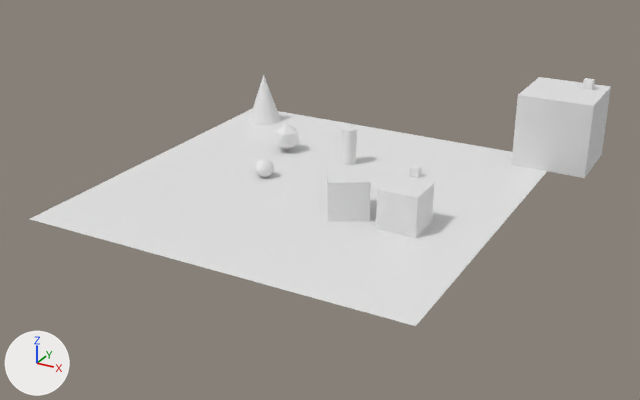
Before and after pictures for a commit that changed the glTF model importer/tests/assets/sample_level.glb.
The view is the same before and after, from a 50 mm lens placed at (20.8, -37.1, 17.9), pointed at (0.7, -0.5, -0.4). Arrows for +X, +Y and +Z are at lower left; the lights stay in place. The first picture is the older version. Objects named as collision shapes, trigger or cutter boxes, shadow casters or lower levels of detail are left out. Where no turn or scale is listed for an object, it has been applied to the vertices. Vertices at exactly the same position are counted once.

The scene before the commit, as lines of its bpy script (objects in view):
```python
ob_ball = bpy.data.objects.new('ball', me_ball)
ob_ball.location = (-3.0, 0.0, 0.5)
ob_crate = bpy.data.objects.new('crate', me_crate)
ob_crate.location = (3.0, -2.0, 1.0)
ob_crate_copy = bpy.data.objects.new('crate_copy', me_crate_copy)
ob_crate_copy.location = (6.0, -2.0, 1.0)
ob_ground = bpy.data.objects.new('ground', me_ground)
ob_ground.location = (0.0, 0.0, 0.0)
ob_house = bpy.data.objects.new('house', me_house)
ob_house.location = (10.0, 10.0, 2.0)
ob_pillar = bpy.data.objects.new('pillar', me_pillar)
ob_pillar.location = (0.0, 4.0, 1.0)
ob_rock = bpy.data.objects.new('rock', me_rock)
ob_rock.location = (-4.0, 4.0, 0.8)
# also in view: 'tree_lod0' at (-8.0, 8.0, 1.5)
```
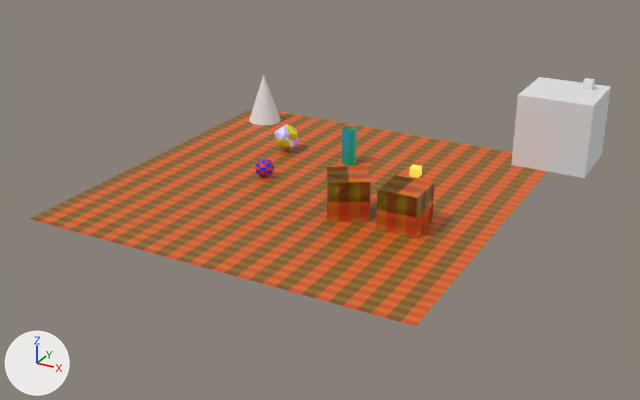
Where the change shows, as pixel boxes (x1, y1, x2, y2) in the pictures (640 x 400 px):
'ground', recoloured (white to orange): (30, 108, 547, 326) in both
'crate_copy', surface changed (white to brown): (376, 175, 434, 238) in both
'crate', surface changed (white to brown): (327, 167, 371, 222) in both
'pillar', recoloured (darker): (342, 126, 357, 165) in both
'rock', recoloured (darker): (274, 124, 299, 150) in both
part 1 of me_ball, recoloured (darker): (255, 158, 274, 177) in both

The change, as a diff of the scene's bpy script:
```diff
--- a/importer/tests/assets/sample_level.glb.py
+++ b/importer/tests/assets/sample_level.glb.py
@@ img_wood_orm @@
+img_wood_orm = load_image('wood_orm', '_unpacked/wood_orm', 64, 64, 'Non-Color')
@@ img_pillar_gradient @@
+img_pillar_gradient = load_image('pillar_gradient', '_unpacked/pillar_gradient', 30, 18, 'sRGB')
@@ img_ball_pixels @@
+img_ball_pixels = load_image('ball_pixels', '_unpacked/ball_pixels', 8, 8, 'sRGB')
@@ img_wood_color @@
+img_wood_color = load_image('wood_color', '_unpacked/wood_color', 64, 64, 'sRGB')
@@ img_wood_normal @@
+img_wood_normal = load_image('wood_normal', '_unpacked/wood_normal', 64, 64, 'Non-Color')
@@ mat_crate_wood @@
 mat_crate_wood = bpy.data.materials.new('crate_wood')
-# nodes: BsdfPrincipled, OutputMaterial
+# nodes: BsdfPrincipled, NormalMap, OutputMaterial, SeparateColor, TexImage x3
+# uses the picture img_wood_color
+# uses the picture img_wood_normal
+# uses the picture img_wood_orm
@@ mat_rock_orm @@
+mat_rock_orm = principled_material('rock_orm')
+mat_rock_orm.texture = img_wood_orm
@@ mat_pillar_gradient @@
+mat_pillar_gradient = principled_material('pillar_gradient')
+mat_pillar_gradient.texture = img_pillar_gradient
@@ mat_ball_pixels @@
+mat_ball_pixels = principled_material('ball_pixels')
+mat_ball_pixels.texture = img_ball_pixels
@@ mat_ground_wood @@
+mat_ground_wood = bpy.data.materials.new('ground_wood')
+# uses the picture img_wood_color
@@ me_ground @@
 me_ground.from_pydata(...)  # 4 vertices, 2 faces; spans x -10.0..10.0, y -10.0..10.0, z 0.0
+me_ground.materials.append(mat_ground_wood)
@@ me_ball @@
 me_ball.from_pydata(...)  # 114 vertices, 224 faces; spans x -0.5..0.5, y -0.5..0.5, z -0.5..0.5
 # used by ob_ball; location = (-3.0, 0.0, 0.5)
+# me_ball part 1: 224 faces spanning x -0.5..0.5, y -0.5..0.5, z -0.5..0.5 switch from no material to mat_ball_pixels (picture img_ball_pixels)
@@ me_pillar @@
 me_pillar.from_pydata(...)  # 64 vertices, 124 faces; spans x -0.4..0.4, y -0.4..0.4, z -1.0..1.0
+me_pillar.materials.append(mat_pillar_gradient)  # picture img_pillar_gradient
@@ me_rock @@
 me_rock.from_pydata(...)  # 12 vertices, 20 faces; spans x -0.72..0.72, y -0.68..0.68, z -0.8..0.8
+me_rock.materials.append(mat_rock_orm)  # picture img_wood_orm
```
